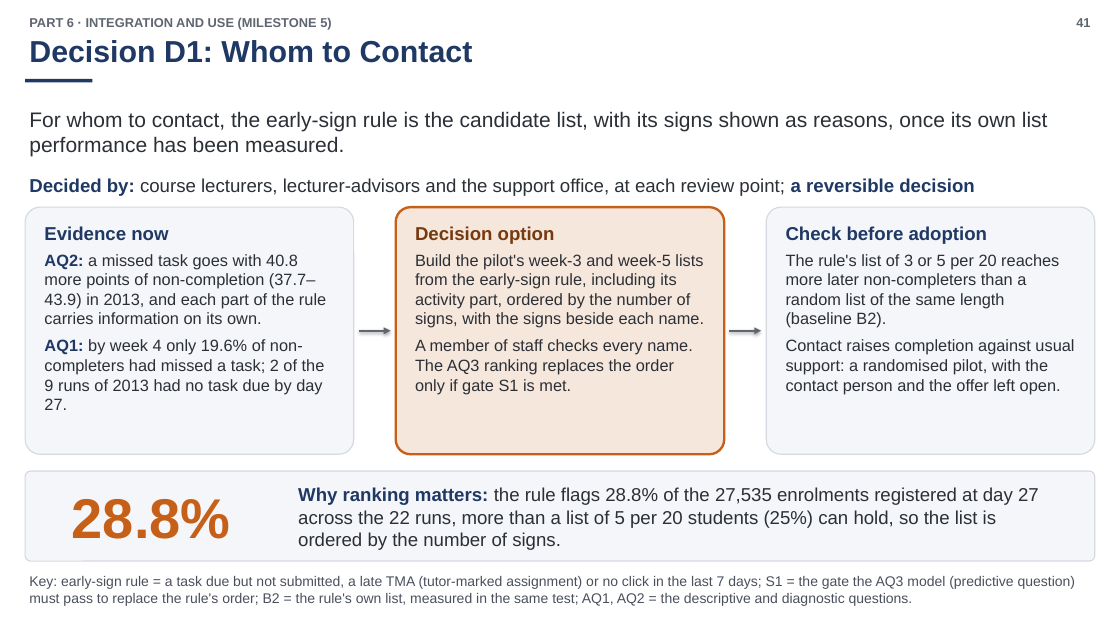
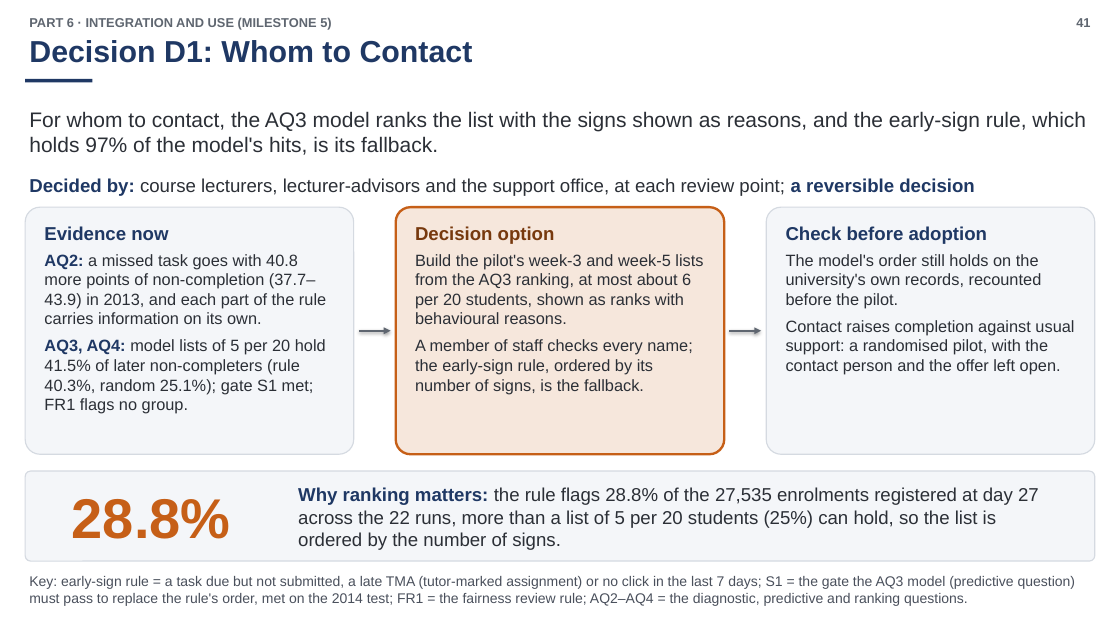
Before and after one commit to zgid123/the-science-of-data-analyst-course, a slide deck: slide 41 of reports/milestone-5/build/N04_Milestone5_Slides-Split_EN.pptx. Drawn at 1120x630 pixels with LibreOffice and Linux fonts; fonts in the diff are those of the drawing. Boxes give left, top, right and bottom in pixels: in the first picture for what was removed or moved away, otherwise in the second. Text is boxed around its words. In the diff, an @@ line names an element or a change of style, - is before the commit and + after.

```diff
--- a/reports/milestone-5/build/N04_Milestone5_Slides-Split_EN.pptx
+++ b/reports/milestone-5/build/N04_Milestone5_Slides-Split_EN.pptx
@@ text at <box>29,111,1086,155</box>: text changed @@
-For whom to contact, the early-sign rule is the candidate list, with its signs shown as reasons, once its own list performance has been measured.
+For whom to contact, the AQ3 model ranks the list with the signs shown as reasons, and the early-sign rule, which holds 97% of the model's hits, is its fallback.
@@ text at <box>415,254,703,394</box>: text changed @@
-Build the pilot's week-3 and week-5 lists from the early-sign rule, including its activity part, ordered by the number of signs, with the signs beside each name.
-A member of staff checks every name. The AQ3 ranking replaces the order only if gate S1 is met.
+Build the pilot's week-3 and week-5 lists from the AQ3 ranking, at most about 6 per 20 students, shown as ranks with behavioural reasons.
+A member of staff checks every name; the early-sign rule, ordered by its number of signs, is the fallback.
@@ text at <box>786,254,1042,309</box>: text changed @@
-The rule's list of 3 or 5 per 20 reaches more later non-completers than a random list of the same length (baseline B2).
+The model's order still holds on the university's own records, recounted before the pilot.
@@ text at <box>44,339,326,414</box>: text changed @@
-AQ1: by week 4 only 19.6% of non-completers had missed a task; 2 of the 9 runs of 2013 had no task due by day 27.
+AQ3, AQ4: model lists of 5 per 20 hold 41.5% of later non-completers (rule 40.3%, random 25.1%); gate S1 met; FR1 flags no group.
@@ text at <box>29,576,1075,606</box>: text changed @@
-Key: early-sign rule = a task due but not submitted, a late TMA (tutor-marked assignment) or no click in the last 7 days; S1 = the gate the AQ3 model (predictive question) must pass to replace the rule's order; B2 = the rule's own list, measured in the same test; AQ1, AQ2 = the descriptive and diagnostic questions.
+Key: early-sign rule = a task due but not submitted, a late TMA (tutor-marked assignment) or no click in the last 7 days; S1 = the gate the AQ3 model (predictive question) must pass to replace the rule's order, met on the 2014 test; FR1 = the fairness review rule; AQ2–AQ4 = the diagnostic, predictive and ranking questions.
```
Also in this commit, not shown: 33 other slides changed, 3 slides added, 3 slides removed, 55 other files.
